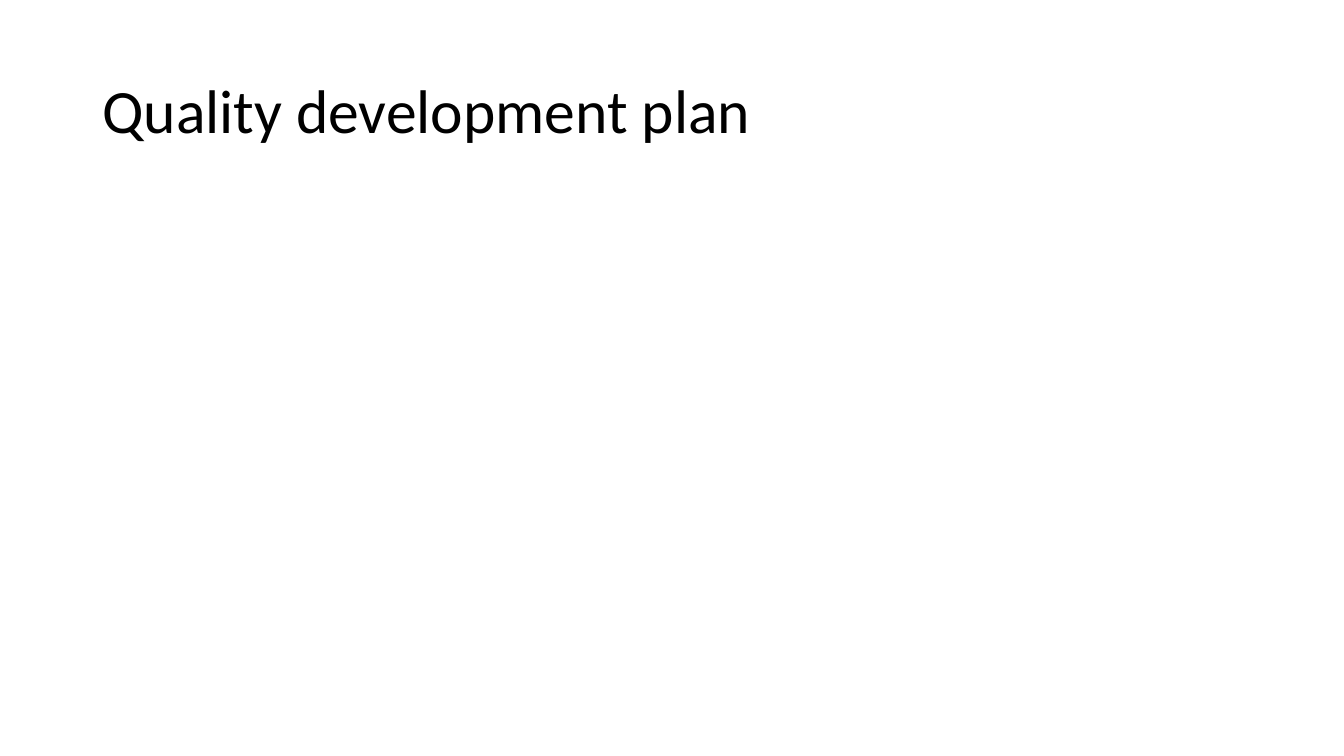
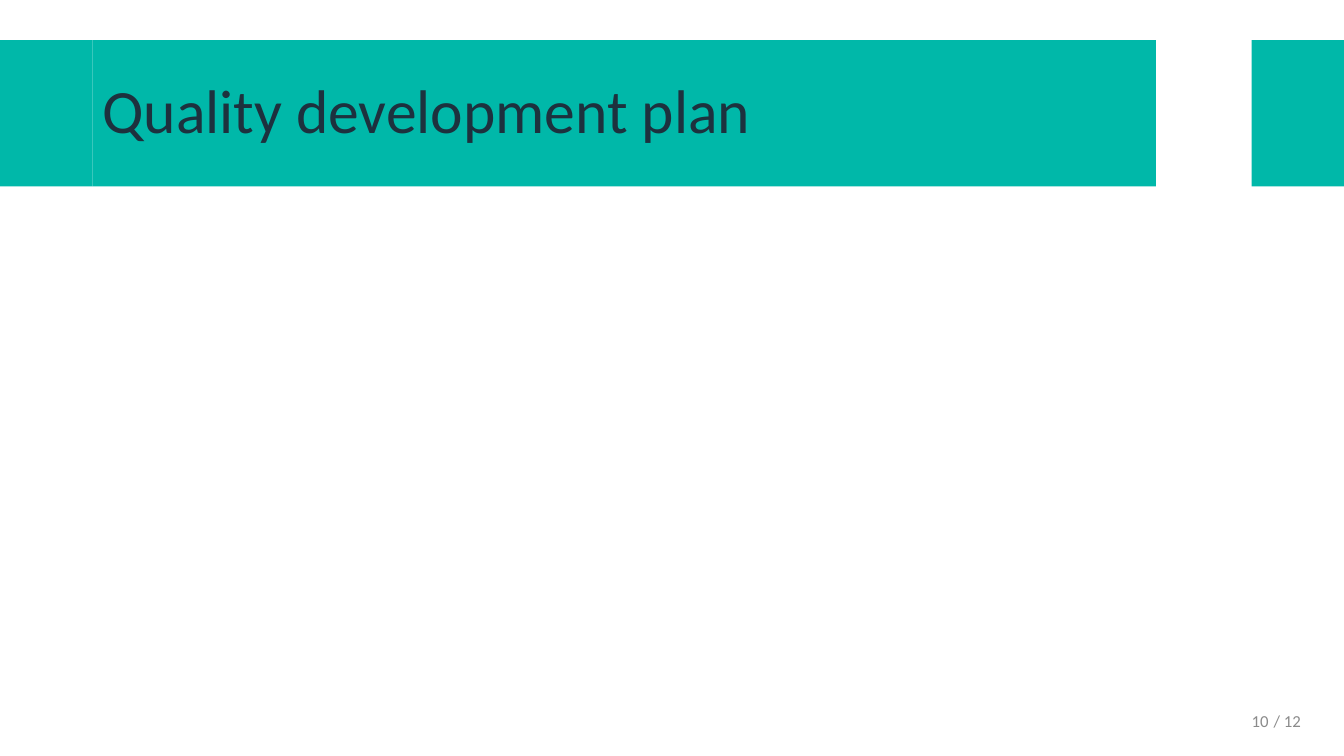
Before and after one commit to AstroProjects/projectsGroup3, a slide deck: slide 10 of Presentació projecte/GENERAL/DEOS-UD defense 1.pptx. Drawn at 1344x756 pixels with LibreOffice and Linux fonts; fonts in the diff are those of the drawing; background and template pictures are left out. Boxes give left, top, right and bottom in pixels: in the first picture for what was removed or moved away, otherwise in the second. Text is boxed around its words. In the diff, an @@ line names an element or a change of style, - is before the commit and + after.

Commit message:
PPT updates

```diff
--- a/Presentació projecte/GENERAL/DEOS-UD defense 1.pptx
+++ b/Presentació projecte/GENERAL/DEOS-UD defense 1.pptx
@@ rectangle added at bbox=[0, 40, 93, 187], fill #00B8A9 @@
@@ title "Quality development plan": place and size @@
-title "Quality development plan" at bbox=[102, 90, 750, 143]
+title "Quality development plan" at bbox=[93, 40, 1156, 187]
@@ title "Quality development plan" at bbox=[93, 40, 1156, 187]: text colour #000000 to #1D313E; fill none to #00B8A9 @@
@@ rectangle added at bbox=[1252, 40, 1344, 187], fill #00B8A9 @@
@@ page number added at bbox=[1252, 716, 1269, 727], 12 pt, text #8C8C8C @@
+10
@@ text added at bbox=[1284, 716, 1301, 727], 12 pt, text #8C8C8C @@
+/ 12
```
Also in this commit, not shown: 11 other slides changed, 1 other file.
